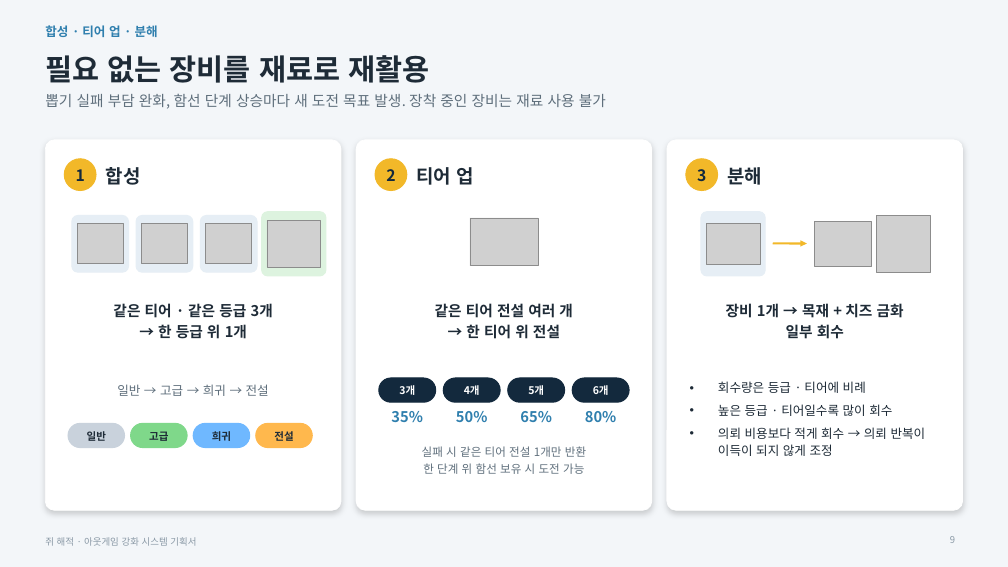
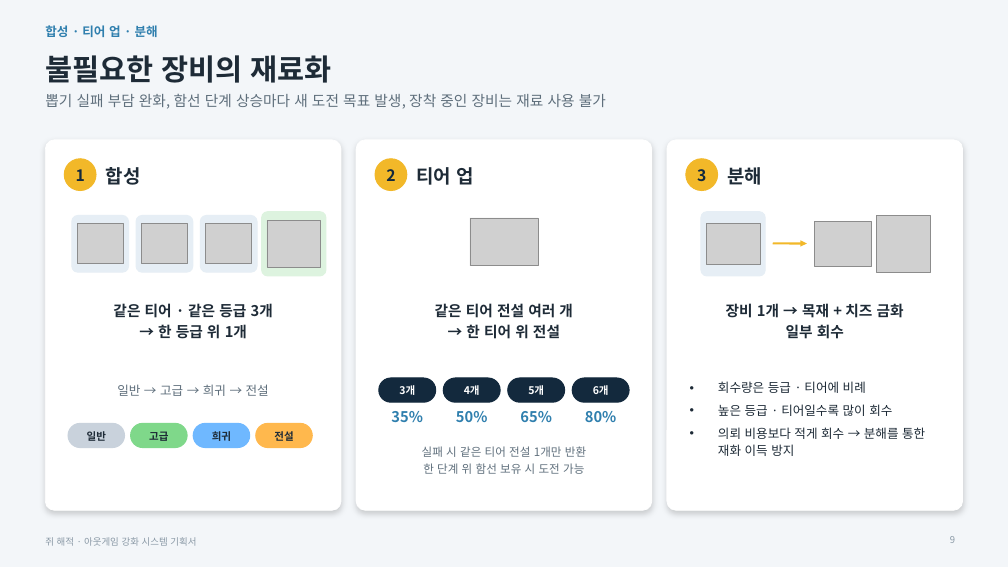
Before and after one commit to inory16351/RatPlain, a slide deck: slide 9 of Pirat_Plan/쥐해적_아웃게임강화기획서.pptx. Drawn at 1008x567 pixels with LibreOffice and Linux fonts; fonts in the diff are those of the drawing; grey boxes stand for pictures. Boxes give left, top, right and bottom in pixels: in the first picture for what was removed or moved away, otherwise in the second. Text is boxed around its words. In the diff, an @@ line names an element or a change of style, - is before the commit and + after.

```diff
--- a/Pirat_Plan/쥐해적_아웃게임강화기획서.pptx
+++ b/Pirat_Plan/쥐해적_아웃게임강화기획서.pptx
@@ title at (45, 55, 332, 83): text changed @@
-필요 없는 장비를 재료로 재활용
+불필요한 장비의 재료화
@@ text at (45, 94, 606, 109): text changed @@
-뽑기 실패 부담 완화, 함선 단계 상승마다 새 도전 목표 발생. 장착 중인 장비는 재료 사용 불가
+뽑기 실패 부담 완화, 함선 단계 상승마다 새 도전 목표 발생, 장착 중인 장비는 재료 사용 불가
@@ text at (718, 427, 925, 456): text changed @@
-• 의뢰 비용보다 적게 회수 → 의뢰 반복이 이득이 되지 않게 조정
+• 의뢰 비용보다 적게 회수 → 분해를 통한 재화 이득 방지
```
Also in this commit, not shown: 9 other slides changed, 5 other files.
